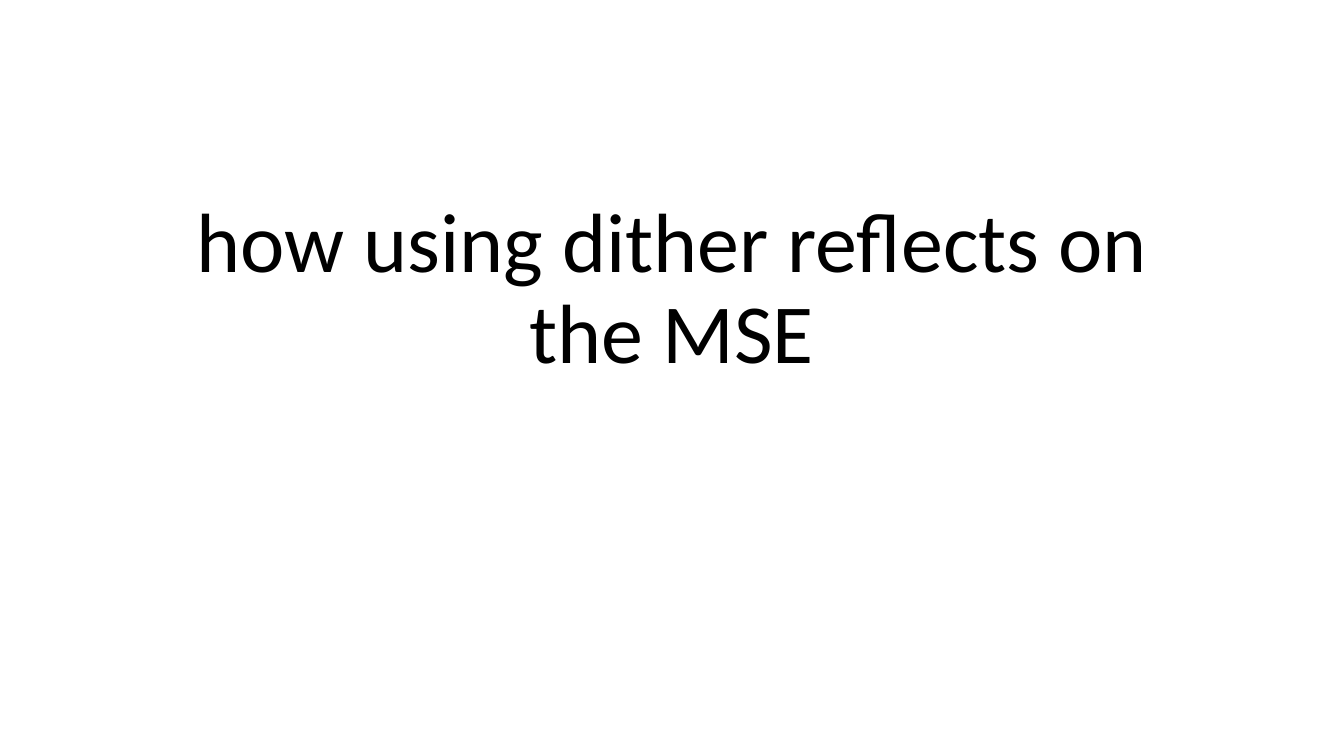
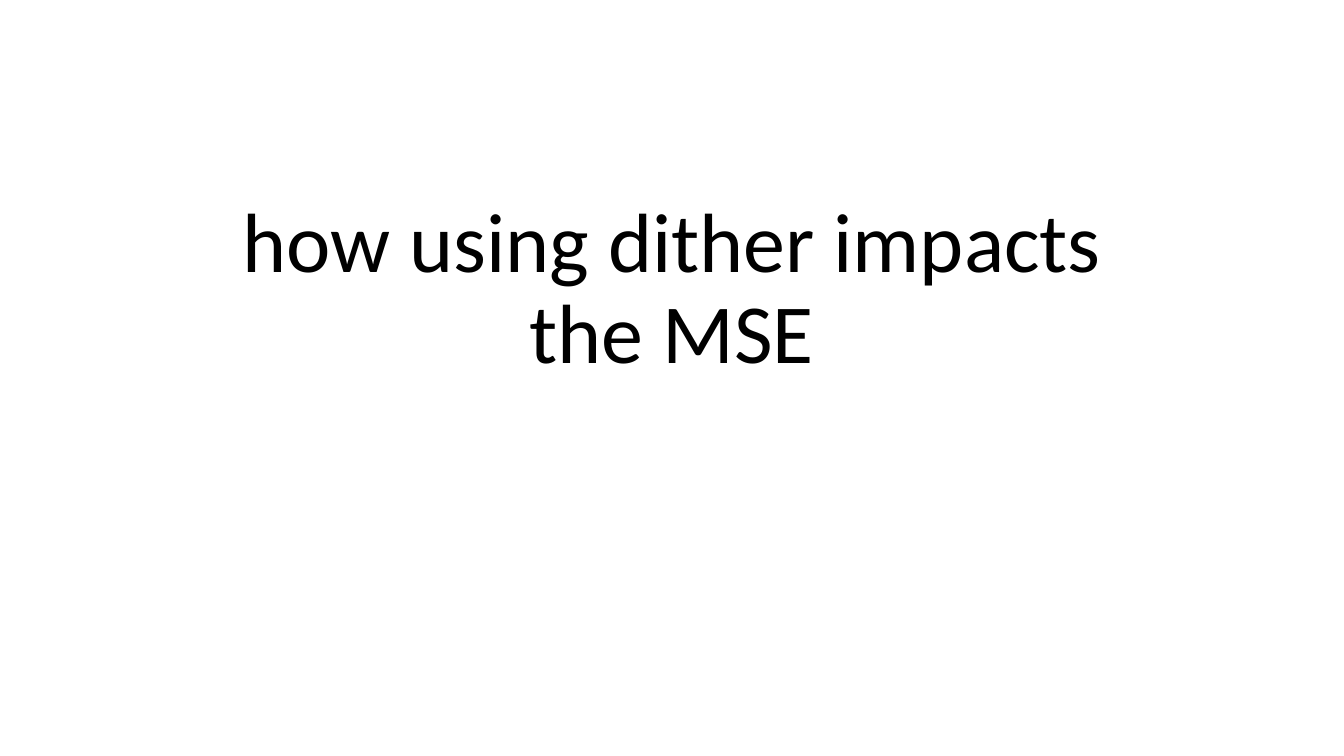
Before and after one commit to lisrael1/quants, a slide deck: slide 1 of code/results/how using dither impacts the MSE.pptx. Drawn at 1344x756 pixels with LibreOffice and Linux fonts; fonts in the diff are those of the drawing. Boxes give left, top, right and bottom in pixels: in the first picture for what was removed or moved away, otherwise in the second. Text is boxed around its words. In the diff, an @@ line names an element or a change of style, - is before the commit and + after.

```diff
--- a/code/results/how using dither impacts the MSE.pptx
+++ b/code/results/how using dither impacts the MSE.pptx
@@ title at [242, 213, 1101, 364]: text changed @@
-how using dither reflects on the MSE
+how using dither impacts the MSE
```
Also in this commit, not shown: 3 other slides changed, 2 other files.
